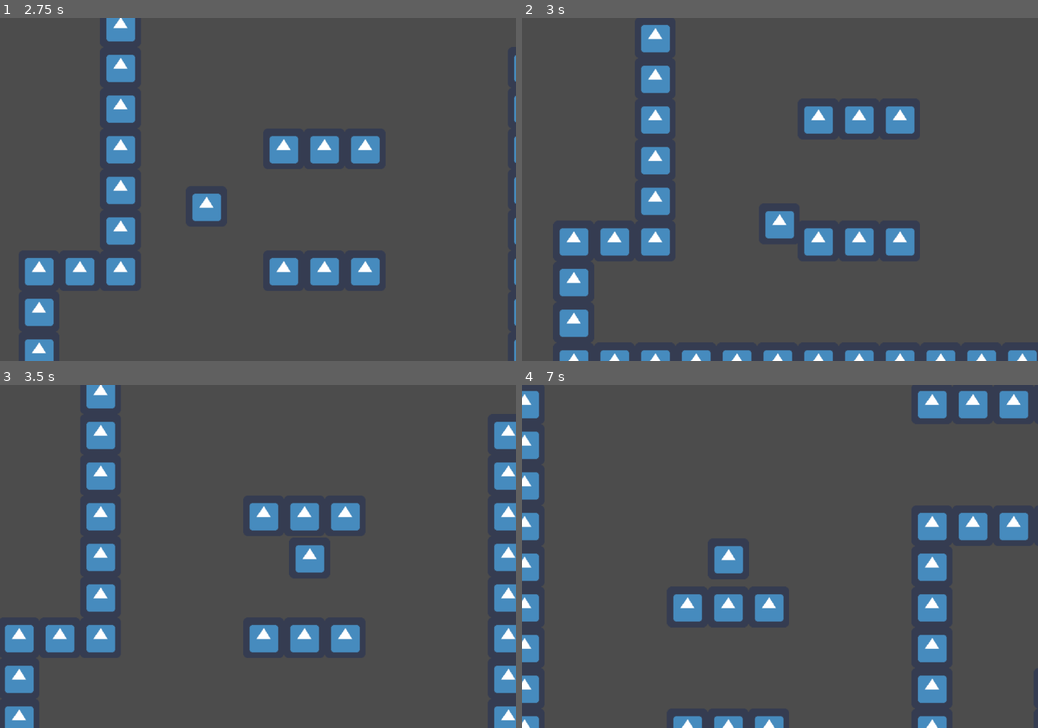
Above: before the commit, frames 1-4 (two rows, left to right).
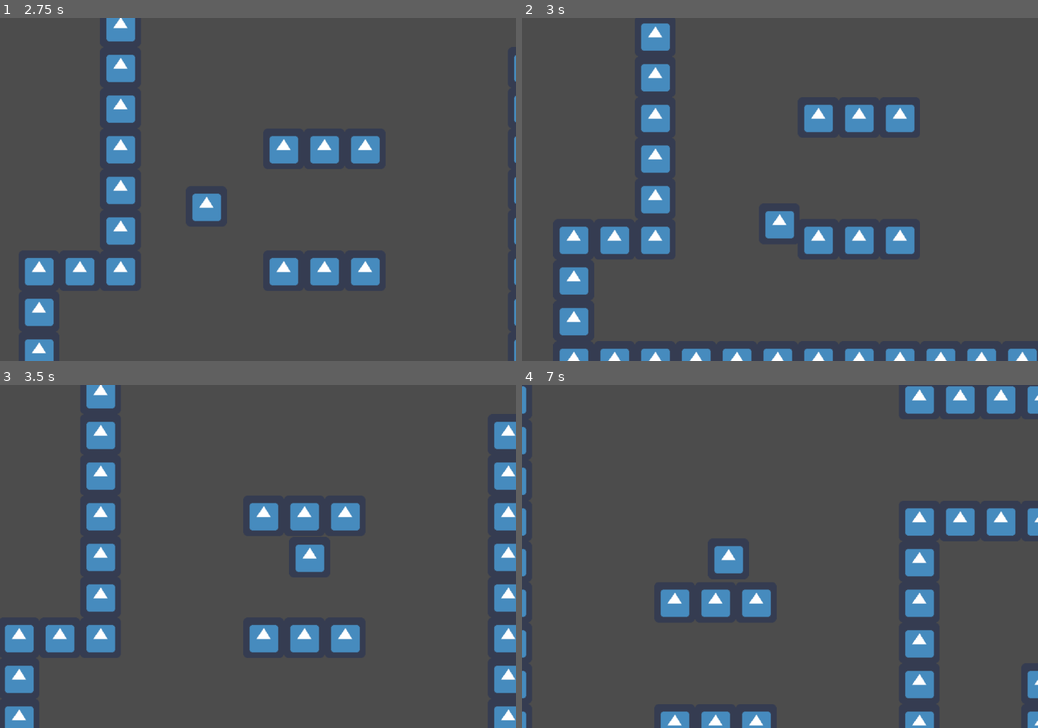
Above: after the commit, the same moments.

Repository: VMoonDev/SlimeShuffle
Game: Godot game, scene res://Level1/Level1.tscn
Same seed, same stepped clock (60 frames per second), same inputs: the game is played once before the commit and once after it. The engine's default icon, where the game draws it, is replaced by a stand-in: a white triangle on a blue panel in a dark square.
Inputs:
- Up to frame 1 (2.75 s): tap Enter at 0.5 s; hold D (move_right) 0.53-2.03 s; tap E (attack) at 0.6, 1.55, 2.1 s; tap Space (jump) at 0.77, 0.8, 1.07, 1.35, 1.52, 1.82, 2.3 s; hold A (move_left) from 2.03 s (still down)
- Up to frame 2 (3 s): release A (move_left) at 2.78 s; hold D (move_right) from 2.78 s (still down); tap E (attack) at 2.85 s
- Up to frame 3 (3.5 s): keep holding D (move_right); tap Space (jump) at 3.02, 3.32 s
- Up to frame 4 (7 s): tap Space (jump) at 3.6, 3.77, 4.07, 4.52, 4.82, 5.3, 5.85, 6.02, 6.32, 6.77, 6.8 s; release D (move_right) at 4.28 s; hold A (move_left) 4.28-5.03 s; tap E (attack) at 4.35, 5.1, 6.05, 6.6 s; hold D (move_right) 5.03-5.78 s; hold A (move_left) from 5.78 s (still down)

Frame 1 is identical in both runs. In frame 2, 2.3% of the frame differs, in the area x 7-100%, y 1-100%; in frame 3, less than 0.1%; in frame 4, 11%, in the area x 0-100%, y 0-100%.

Commit message:
Clean up Pawn.gd

Diff:
--- a/project/Level1/Level1.tscn
+++ b/project/Level1/Level1.tscn
@@ -5,8 +5,6 @@
 [ext_resource path="res://JumpPower/JumpPower.tscn" type="PackedScene" id=4]
 
 [sub_resource type="GDScript" id=3]
-script/source = "extends Node2D
-"
 
 [sub_resource type="ConvexPolygonShape2D" id=1]
 points = PoolVector2Array( 64, 64, 0, 64, 0, 0, 64, 0 )
--- a/project/Pawn/Pawn.gd
+++ b/project/Pawn/Pawn.gd
@@ -12,6 +12,7 @@
 var _wall_jumped := 0
 var wall_jump_max := 3 setget wall_jump_max_set
 
+
 func _physics_process(delta):
 	_gravity(delta)
 	if _is_attacking == false:
@@ -20,20 +21,21 @@
 			_jump()
 
 
-func _movement():
-	_velocity.x = Input.get_axis("move_left", "move_right") * _MOVESPEED
-	_velocity = move_and_slide(_velocity, Vector2.UP)
-
-
 func _gravity(delta):
 	if is_on_floor():
 		_velocity.y = 0
 		_wall_jumped = 0
 		_is_jumping = false
-	elif is_on_wall() and _velocity.y > 0 or Input.is_action_just_pressed("move_left") or Input.is_action_just_pressed("move_right"):
+	elif is_on_wall() and _velocity.y > 0 and Input.get_axis("move_left", "move_right") != 0:
 		_velocity.y += _SLIDESPEED * delta
 	else:
 		_velocity.y += _GRAVITY * delta
+
+
+func _movement():
+	_velocity.x = Input.get_axis("move_left", "move_right") * _MOVESPEED
+	_velocity = move_and_slide(_velocity, Vector2.UP)
+
 
 func _jump():
 	if _is_jumping == false:
@@ -48,13 +50,10 @@
 	_velocity = move_and_slide(_velocity, Vector2.UP)
 
 
-func _attack():
-	if Input.is_action_just_pressed("attack"):
-		_velocity.x *= 2
-
 func wall_jump_max_set(new_value):
 	wall_jump_max = new_value
 
 
-func _power_up():
-	wall_jump_max = 20
+func _attack():
+	if Input.is_action_just_pressed("attack"):
+		_velocity.x *= 2
